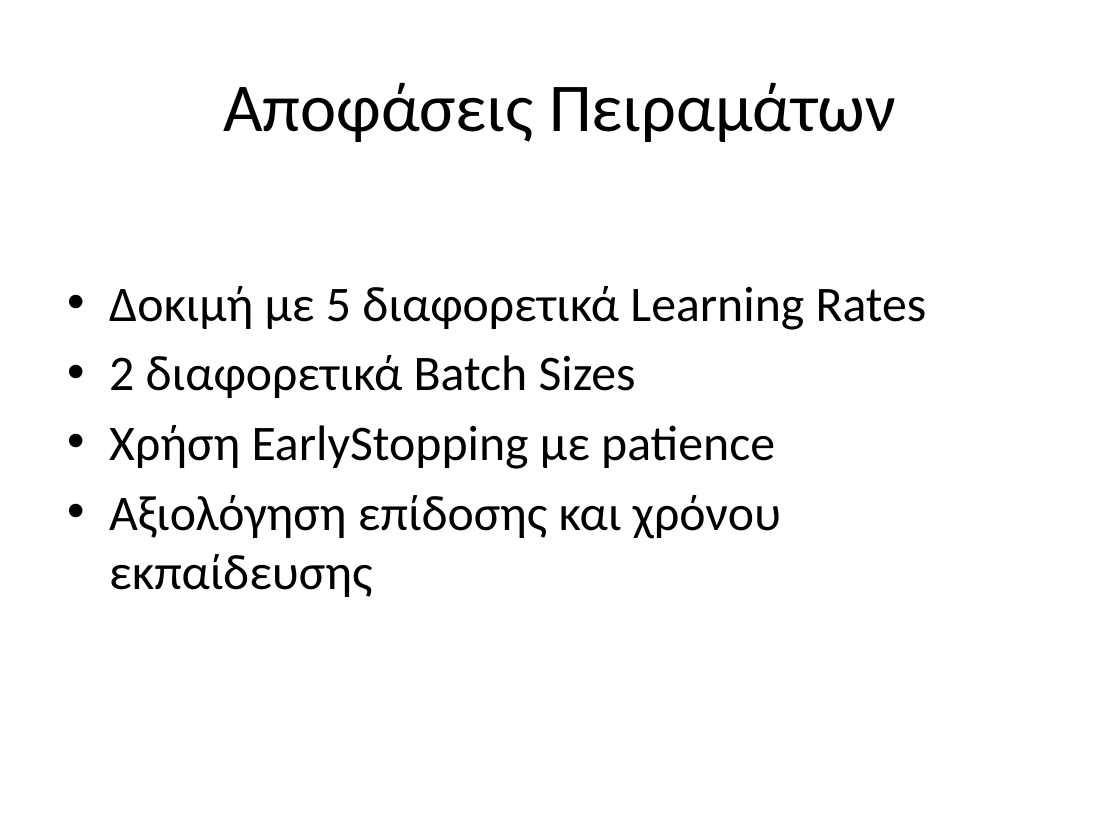
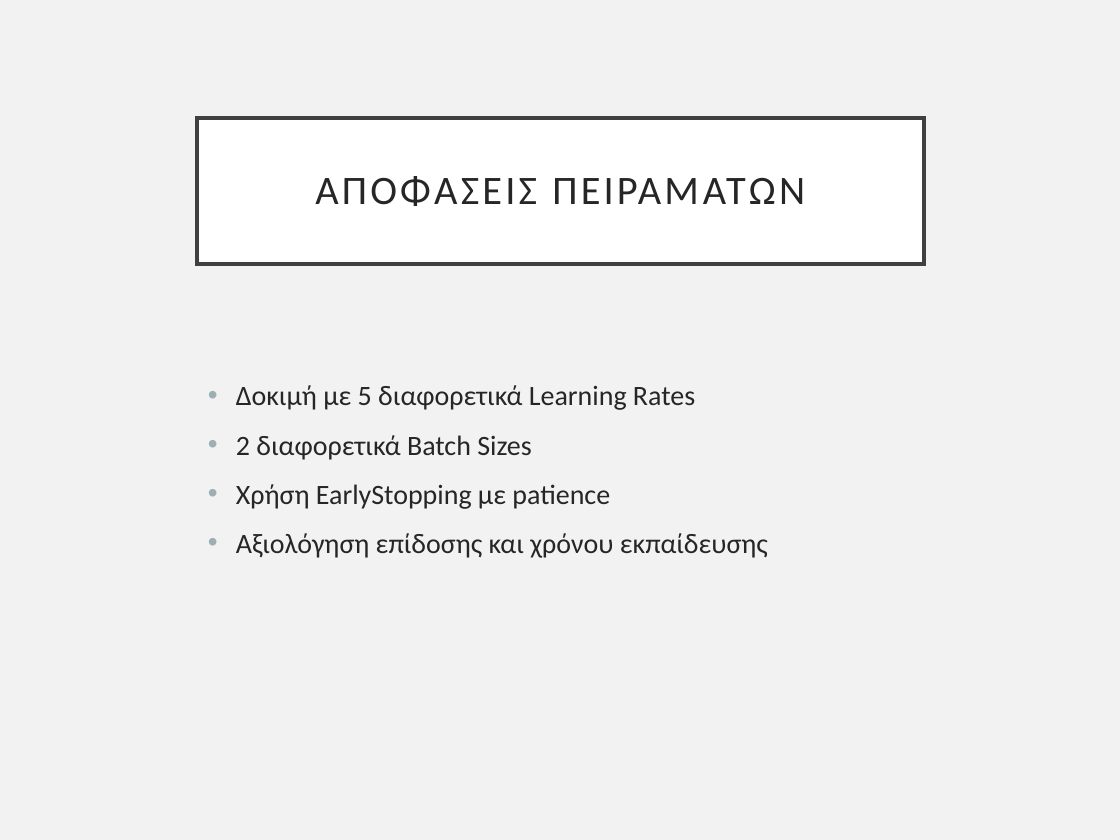
Before and after one commit to pkatpk/see-animal-dl, a slide deck: slide 5 of slides/Final_Presentation_CNN_ResNet_SeaAnimals.pptx. Drawn at 1120x840 pixels with LibreOffice and Linux fonts; fonts in the diff are those of the drawing. Boxes give left, top, right and bottom in pixels: in the first picture for what was removed or moved away, otherwise in the second. Text is boxed around its words. In the diff, an @@ line names an element or a change of style, - is before the commit and + after.

```diff
--- a/slides/Final_Presentation_CNN_ResNet_SeaAnimals.pptx
+++ b/slides/Final_Presentation_CNN_ResNet_SeaAnimals.pptx
@@ background #FFFFFF to #F2F2F2 @@
@@ title "ΑΠΟΦΆΣΕΙΣ ΠΕΙΡΑΜΆΤΩΝ" resized from (x1=223, y1=82, x2=896, y2=142) to (x1=197, y1=118, x2=924, y2=263) @@
@@ title "ΑΠΟΦΆΣΕΙΣ ΠΕΙΡΑΜΆΤΩΝ" at (x1=197, y1=118, x2=924, y2=263): fill none to #FFFFFF; outline none to #404040 2.5 pt @@
@@ title at (x1=315, y1=176, x2=805, y2=206): text changed; size 44 to 26 pt; text colour #000000 to #262626 @@
-Αποφάσεις Πειραμάτων
+ΑΠΟΦΆΣΕΙΣ ΠΕΙΡΑΜΆΤΩΝ
@@ text "Δοκιμή με 5 διαφορετικά Learning ..." moved from (x1=109, y1=286, x2=927, y2=597) to (x1=236, y1=385, x2=768, y2=558) @@
@@ text "Δοκιμή με 5 διαφορετικά Learning ..." at (x1=236, y1=385, x2=768, y2=558): size 32 to 18 pt, text colour #000000 to #262626; indent changed; more space between paragraphs @@
```
Also in this commit, not shown: 13 other slides changed, 2 slides added, 1 slide removed, 3 other files.
